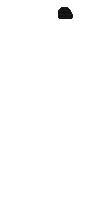
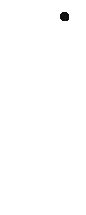
Two versions of the same layered image (86 x 215). Layer-by-layer changes:
renamed "Layer" to "Layer #2", painted on it over left=58, top=7, right=73, bottom=21
